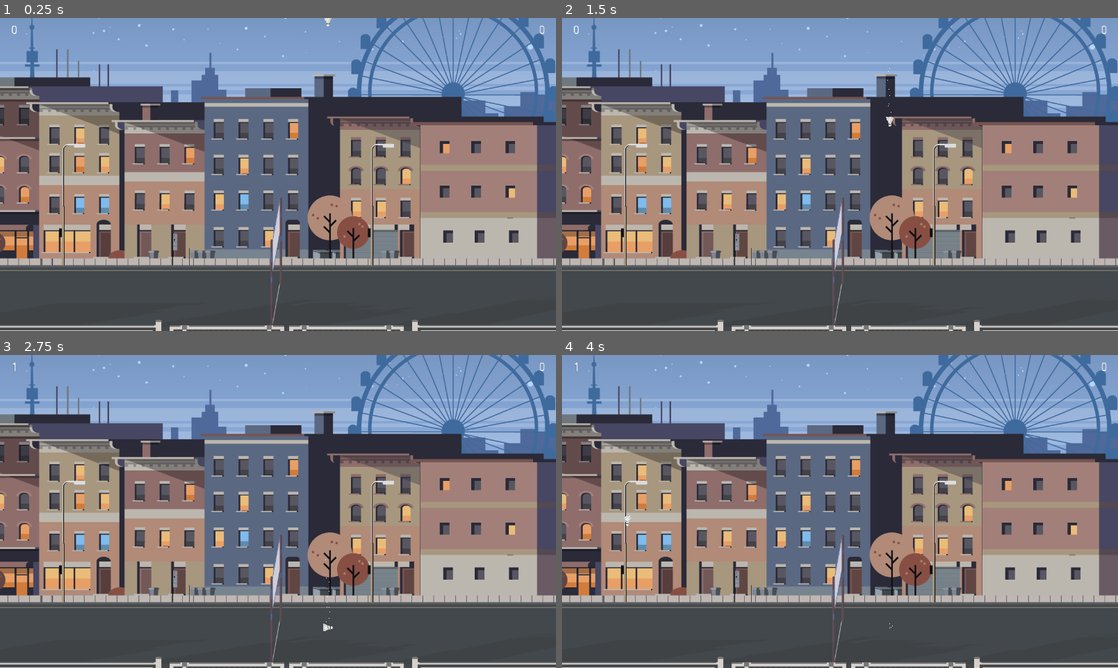
Above: before the commit, frames 1-4 (two rows, left to right).
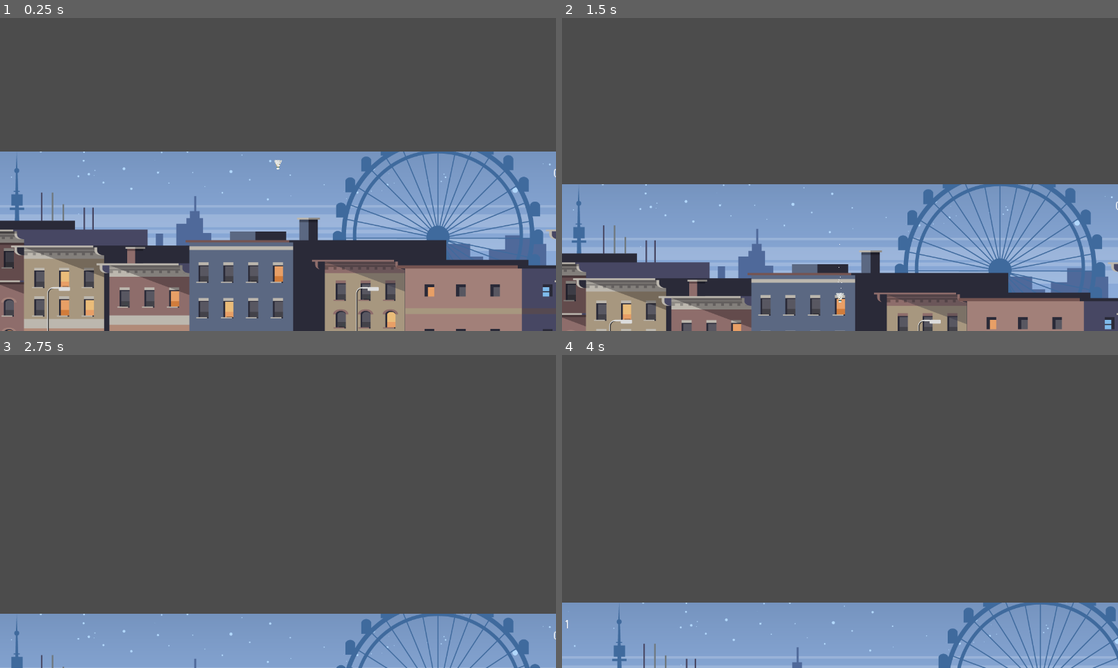
Above: after the commit, the same moments.

Repository: h00g3/midnightbadminton
Game: Godot game, scene res://scenes/MainLevel.tscn
The game is run twice, just before and just after one commit, with the same random seed, the same clock (stepped at 60 frames per second) and the same inputs.
Inputs:
- Up to frame 1 (0.25 s): no input
- Up to frame 2 (1.5 s): hold D (2_right) from 0.53 s (still down); tap W (2_up) at 0.77 s
- Up to frame 3 (2.75 s): tap W (2_up) at 1.52 s; release D (2_right) at 2.03 s; hold A (2_left) from 2.03 s (still down)
- Up to frame 4 (4 s): release A (2_left) at 2.78 s; hold D (2_right) from 2.78 s (still down); tap W (2_up) at 3.02, 3.77 s

The runs differ from the first frame. In frame 1, 92% of the frame differs, in the area x 0-100%, y 0-100%; in frame 2, 93%; in frame 3, 89%; in frame 4, 93%.

Commit message:
Resolution

Diff:
--- a/scenes/MainLevel.tscn
+++ b/scenes/MainLevel.tscn
@@ -1,22 +1,22 @@
-[gd_scene load_steps=25 format=2]
-
-[ext_resource path="res://scenes/RigPolysK.tscn" type="PackedScene" id=1]
-[ext_resource path="res://scenes/Shuttle.tscn" type="PackedScene" id=2]
-[ext_resource path="res://src/MainLevel.gd" type="Script" id=3]
-[ext_resource path="res://src/PlayerF.gd" type="Script" id=4]
-[ext_resource path="res://src/PlayerK.gd" type="Script" id=5]
-[ext_resource path="res://Sprites/lights_v2_blobs.png" type="Texture" id=6]
-[ext_resource path="res://Sprites/LEVEL1/Lampen.png" type="Texture" id=7]
-[ext_resource path="res://Sprites/LEVEL1/licht.png" type="Texture" id=8]
-[ext_resource path="res://Sprites/LEVEL1/stars.png" type="Texture" id=9]
-[ext_resource path="res://Sprites/LEVEL1/blue_BG.png" type="Texture" id=10]
-[ext_resource path="res://Sprites/LEVEL1/Haeuser.png" type="Texture" id=11]
-[ext_resource path="res://Sprites/LEVEL1/horizont.png" type="Texture" id=12]
-[ext_resource path="res://Sprites/LEVEL1/Wahrzeichen.png" type="Texture" id=13]
-[ext_resource path="res://Sprites/lights_v2.png" type="Texture" id=14]
-[ext_resource path="res://Sprites/LEVEL1/shadow_street.png" type="Texture" id=15]
-[ext_resource path="res://Sprites/LEVEL1/netz.png" type="Texture" id=16]
-[ext_resource path="res://Sprites/LEVEL1/zaun.png" type="Texture" id=17]
+[gd_scene load_steps=26 format=2]
+
+[ext_resource path="res://src/MainLevel.gd" type="Script" id=1]
+[ext_resource path="res://src/PlayerK.gd" type="Script" id=2]
+[ext_resource path="res://scenes/Shuttle.tscn" type="PackedScene" id=3]
+[ext_resource path="res://src/PlayerF.gd" type="Script" id=5]
+[ext_resource path="res://Sprites/LEVEL1/blue_BG.png" type="Texture" id=6]
+[ext_resource path="res://Sprites/LEVEL1/Haeuser.png" type="Texture" id=7]
+[ext_resource path="res://Sprites/LEVEL1/stars.png" type="Texture" id=8]
+[ext_resource path="res://Sprites/LEVEL1/Lampen.png" type="Texture" id=9]
+[ext_resource path="res://Sprites/LEVEL1/Wahrzeichen.png" type="Texture" id=10]
+[ext_resource path="res://Sprites/LEVEL1/shadow_street.png" type="Texture" id=11]
+[ext_resource path="res://Sprites/LEVEL1/zaun.png" type="Texture" id=12]
+[ext_resource path="res://Sprites/LEVEL1/horizont.png" type="Texture" id=13]
+[ext_resource path="res://Sprites/LEVEL1/netz.png" type="Texture" id=14]
+[ext_resource path="res://scenes/RigPolysK.tscn" type="PackedScene" id=15]
+[ext_resource path="res://Sprites/LEVEL1/licht.png" type="Texture" id=16]
+[ext_resource path="res://Sprites/lights_v2.png" type="Texture" id=17]
+[ext_resource path="res://Sprites/lights_v2_blobs.png" type="Texture" id=18]
 
 [sub_resource type="CapsuleShape2D" id=1]
 radius = 19.0
@@ -26,8 +26,11 @@
 cull_mode = 1
 polygon = PoolVector2Array( 582.793, 43.9783, 515.976, 306.793, 498.158, 623.063, 533.794, 966.059, 809.972, 997.24, 754.301, 669.399, 846.225, 662.328, 881.581, 549.191, 786.121, 513.835, 720.882, 21.7058 )
 
+[sub_resource type="ConvexPolygonShape2D" id=8]
+points = PoolVector2Array( 0, 0, 100, 100, -100, 100 )
+
 [sub_resource type="RectangleShape2D" id=3]
-extents = Vector2( 8, 117.208 )
+extents = Vector2( 8, 110.632 )
 
 [sub_resource type="PhysicsMaterial" id=4]
 friction = 10.0
@@ -35,28 +38,29 @@
 absorbent = true
 
 [sub_resource type="RectangleShape2D" id=5]
-extents = Vector2( 638.726, 46.3899 )
+extents = Vector2( 777.901, 46.3899 )
 
 [sub_resource type="RectangleShape2D" id=6]
-extents = Vector2( 322.678, 10 )
+extents = Vector2( 378.875, 10 )
 
 [sub_resource type="RectangleShape2D" id=7]
 extents = Vector2( 10, 311.601 )
 
 [node name="MainLevel" type="Node2D"]
-script = ExtResource( 3 )
+z_as_relative = false
+script = ExtResource( 1 )
 
 [node name="PlayerF" type="KinematicBody2D" parent="."]
-script = ExtResource( 4 )
+script = ExtResource( 5 )
 speed = 300
 
 [node name="Collider" type="CollisionShape2D" parent="PlayerF"]
-position = Vector2( 150.714, 569.062 )
+position = Vector2( 200, 569.062 )
 shape = SubResource( 1 )
 
 [node name="Sprite" type="AnimatedSprite" parent="PlayerF"]
 
-[node name="RigPolysK" parent="PlayerF" instance=ExtResource( 1 )]
+[node name="RigPolysK" parent="PlayerF" instance=ExtResource( 15 )]
 visible = false
 position = Vector2( 0, 480 )
 scale = Vector2( 0.2, 0.2 )
@@ -67,40 +71,58 @@
 occluder = SubResource( 2 )
 
 [node name="PlayerK" type="KinematicBody2D" parent="."]
-script = ExtResource( 5 )
+script = ExtResource( 2 )
 
 [node name="Collider" type="CollisionShape2D" parent="PlayerK"]
-position = Vector2( 1083.18, 571.318 )
-shape = SubResource( 1 )
+visible = false
+position = Vector2( 1100, 571.318 )
+shape = SubResource( 8 )
 
 [node name="Sprite" type="AnimatedSprite" parent="PlayerK"]
 
-[node name="Shuttle" parent="." instance=ExtResource( 2 )]
+[node name="CollisionPolygon2D" type="CollisionPolygon2D" parent="PlayerK"]
+position = Vector2( 1096.29, 486.331 )
+polygon = PoolVector2Array( -20.6249, 18.8737, 9.25793, 15.1656, 39.5302, 22.7337, 68.1206, 49.6424, -83.5579, 115.449, -76.5135, 73.1875, -63.4796, 49.6424, -46.2748, 31.9161 )
+
+[node name="Shuttle" parent="." instance=ExtResource( 3 )]
+
+[node name="Camera2D" type="Camera2D" parent="Shuttle"]
+visible = false
+current = true
+limit_left = 0
+limit_top = -22
+limit_right = 1440
+limit_bottom = 100
+limit_smoothed = true
+drag_margin_h_enabled = true
+drag_margin_v_enabled = true
+smoothing_enabled = true
+drag_margin_left = 0.01
+drag_margin_right = 0.01
 
 [node name="Netz" type="StaticBody2D" parent="."]
-visible = false
 
 [node name="Collider" type="CollisionShape2D" parent="Netz"]
-position = Vector2( 635.981, 529.756 )
+position = Vector2( 715, 529.756 )
 shape = SubResource( 3 )
 
 [node name="Boden" type="StaticBody2D" parent="."]
 physics_material_override = SubResource( 4 )
 
 [node name="Collider" type="CollisionShape2D" parent="Boden"]
-position = Vector2( 635.806, 680.344 )
+position = Vector2( 698.146, 680.344 )
 shape = SubResource( 5 )
 
 [node name="Links" type="Area2D" parent="Boden"]
 
 [node name="Collider" type="CollisionShape2D" parent="Boden/Links"]
-position = Vector2( 300, 643.094 )
+position = Vector2( 328.166, 643.094 )
 shape = SubResource( 6 )
 
 [node name="Rechts" type="Area2D" parent="Boden"]
 
 [node name="Collider" type="CollisionShape2D" parent="Boden/Rechts"]
-position = Vector2( 960, 643.094 )
+position = Vector2( 1100, 643.094 )
 shape = SubResource( 6 )
 
 [node name="WandL" type="StaticBody2D" parent="."]
@@ -111,23 +133,21 @@
 shape = SubResource( 7 )
 
 [node name="WandL2" type="CollisionShape2D" parent="WandL"]
-position = Vector2( 1276.21, 343.87 )
+position = Vector2( 1440, 343.87 )
 shape = SubResource( 7 )
 
 [node name="ParallaxBackground" type="ParallaxBackground" parent="."]
-offset = Vector2( 640, 360 )
-transform = Transform2D( 1, 0, 0, 1, 640, 360 )
-follow_viewport_enable = true
+offset = Vector2( 720, 360 )
+transform = Transform2D( 1, 0, 0, 1, 720, 360 )
 
 [node name="ParallaxLayer" type="ParallaxLayer" parent="ParallaxBackground"]
 
 [node name="Blue_BG" type="Sprite" parent="ParallaxBackground/ParallaxLayer"]
-position = Vector2( 2, 0 )
-texture = ExtResource( 10 )
+texture = ExtResource( 6 )
 
 [node name="Light2D" type="Light2D" parent="ParallaxBackground/ParallaxLayer/Blue_BG"]
 visible = false
-texture = ExtResource( 14 )
+texture = ExtResource( 17 )
 color = Color( 0.968627, 0.87451, 0.592157, 1 )
 energy = 1.49
 mode = 2
@@ -186,10 +206,13 @@
 rect_scale = Vector2( 2, 2 )
 
 [node name="Kscore" type="Label" parent="Scoreboard"]
-margin_left = 1240.0
+margin_left = 1388.0
 margin_top = 15.0
-margin_right = 1280.0
+margin_right = 1428.0
 margin_bottom = 29.0
 rect_scale = Vector2( 2, 2 )
+__meta__ = {
+"_edit_use_anchors_": false
+}
 [connection signal="body_entered" from="Boden/Links" to="." method="_on_Links_body_entered"]
 [connection signal="body_entered" from="Boden/Rechts" to="." method="_on_Rechts_body_entered"]
Not shown: 1 places in scenes/MainLevel.tscn that only renumber resources
